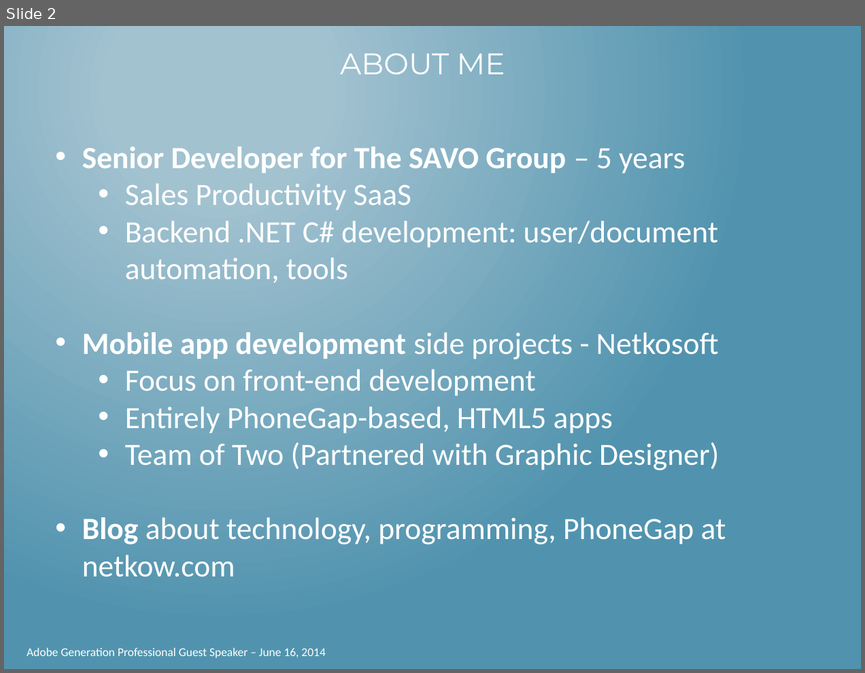
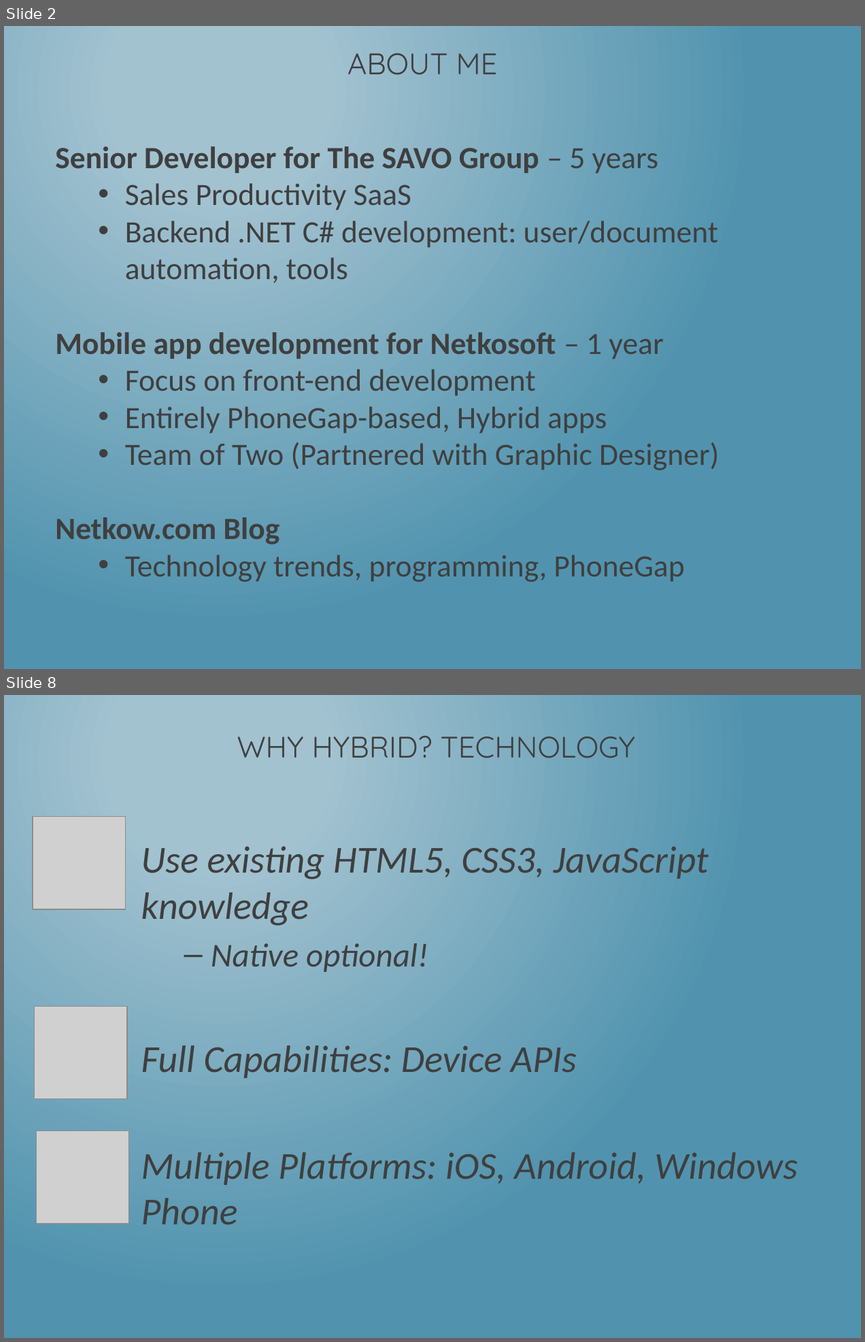
Before and after one commit to dotNetkow/Presentations, a slide deck: That Conference 2014/Building PhoneGap Mobile App w KendoUI.pptx. Shown one above the other, each under a label of ours: slide 2 before the commit, slides 2 and 8 after it; the slides between them are not shown. The pictures are 865x673 and 865x1342 pixels, drawn with LibreOffice and Linux fonts; fonts in the diff are those of the drawing; grey boxes stand for pictures. Boxes give left, top, right and bottom in pixels: in the first picture for what was removed or moved away, otherwise in the second. Text is boxed around its words. In the diff, an @@ line names an element or a change of style, - is before the commit and + after.

```diff
--- a/That Conference 2014/Building PhoneGap Mobile App w KendoUI.pptx
+++ b/That Conference 2014/Building PhoneGap Mobile App w KendoUI.pptx
@@ slide 8 added at [4,695,861,1338], background gradient #A3C3D1 to #5194AF @@
@@ title added at [237,736,635,758], 25 pt, text #3F3F3F @@
+WHY HYBRID? TECHNOLOGY
@@ picture added at [33,817,125,909] @@
@@ text added at [141,846,798,1225], 32 pt, text #3F3F3F, italic @@
+Use existing HTML5, CSS3, JavaScript knowledge
+  – Native optional!
+Full Capabilities: Device APIs
+Multiple Platforms: iOS, Android, Windows Phone
@@ picture added at [34,1006,126,1098] @@
@@ picture added at [37,1130,129,1223] @@
@@ slide 2 changed as well @@
@@ title "ABOUT ME" at [347,53,498,75]: font Montserrat to Quicksand, text colour #FFFFFF to #3F3F3F @@
@@ text at [55,146,719,470]: text colour #FFFFFF to #3F3F3F in "Senior Developer for The SAVO Group – ...", "Sales Productivity SaaS", "Backend .NET C# development: user/document automation, tools", "Focus on front-end development" and 1 more places; bullet • to none @@
@@ text at [55,332,663,359]: text changed; text colour #FFFFFF to #3F3F3F; bold on @@
-• Mobile app development side projects - Netkosoft
+Mobile app development for Netkosoft – 1 year
@@ text at [125,406,606,433]: text changed; text colour #FFFFFF to #3F3F3F @@
-  • Entirely PhoneGap-based, HTML5 apps
+  • Entirely PhoneGap-based, Hybrid apps
@@ text at [55,517,684,582]: text changed; text colour #FFFFFF to #3F3F3F @@
-• Blog about technology, programming, PhoneGap at netkow.com
+Netkow.com Blog
+  • Technology trends, programming, PhoneGap
@@ text removed at [26,648,325,658] @@
-Adobe Generation Professional Guest Speaker – June 16, 2014
```
Also in this commit, not shown: 9 other slides changed, 12 other slides added, 1 slide removed.
